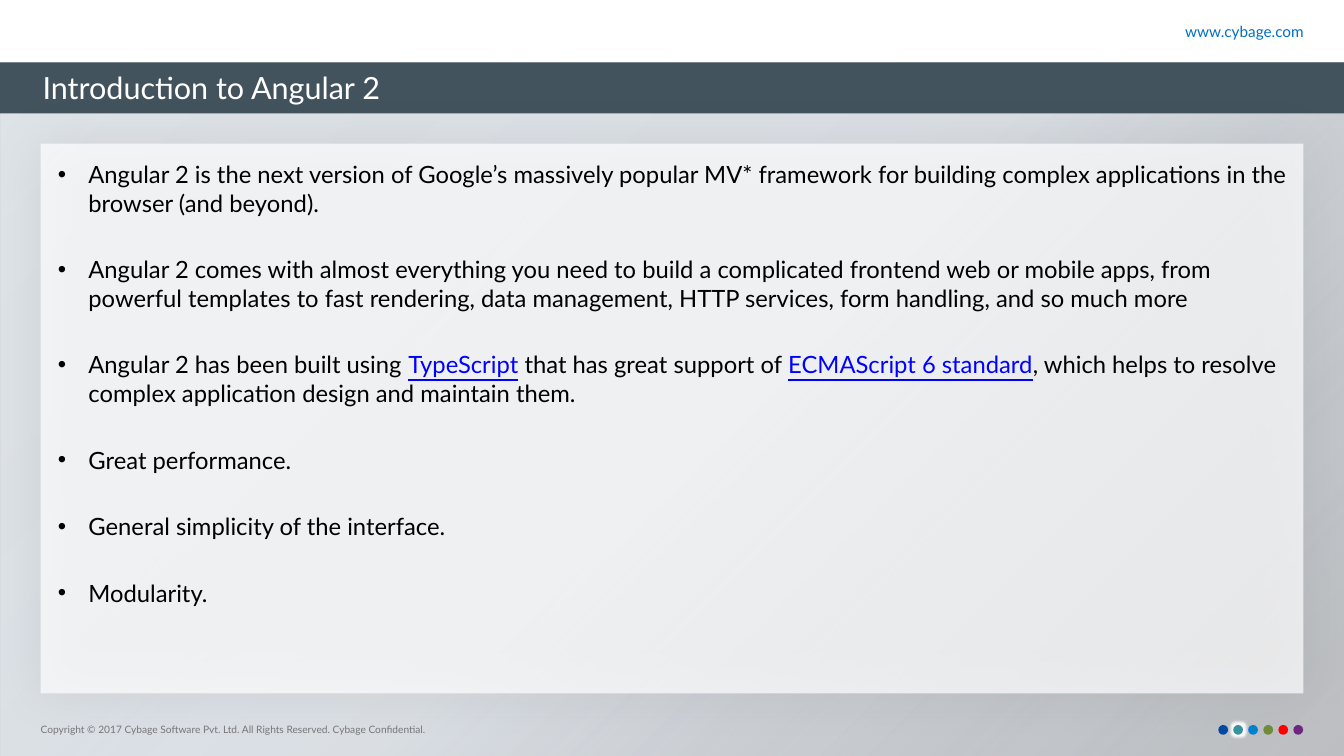
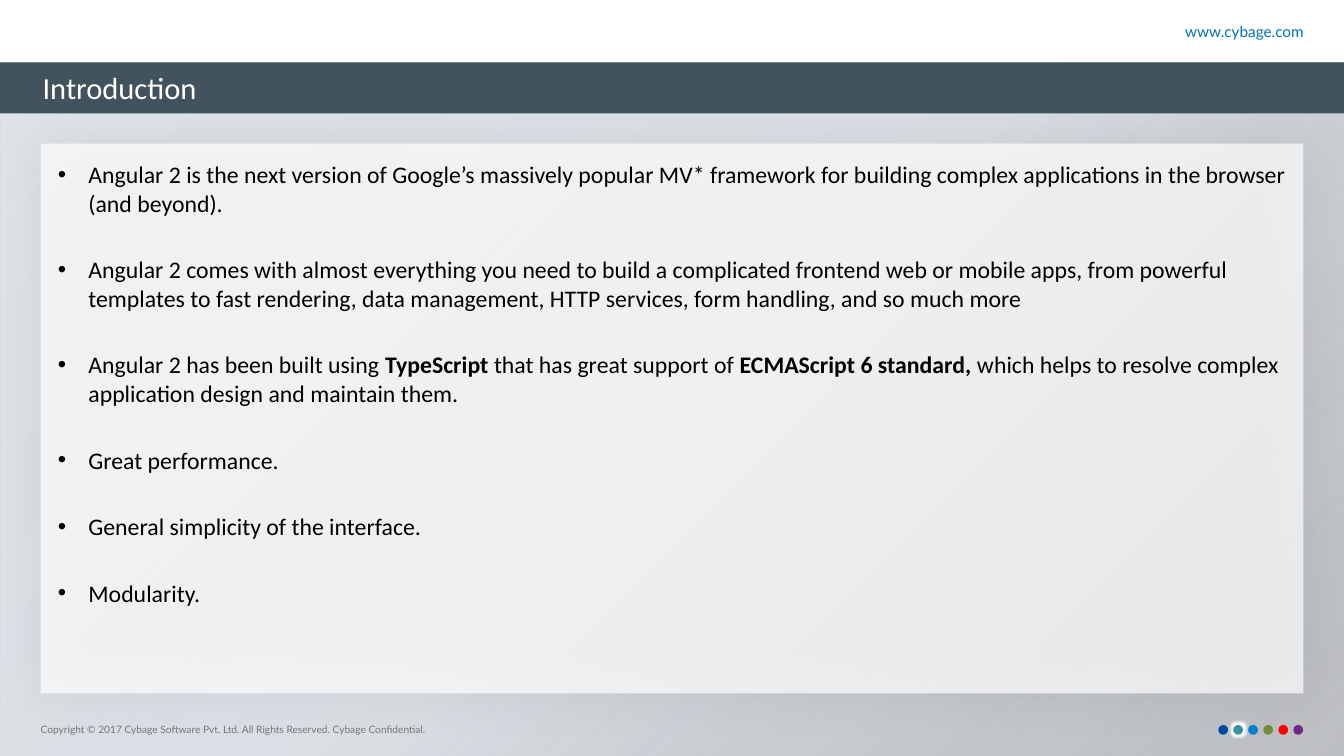
Before and after one commit to nileshpag/ppt, a slide deck: slide 3 of Angular2.pptx. Drawn at 1344x756 pixels with LibreOffice and Linux fonts; fonts in the diff are those of the drawing; background and template pictures are left out. Boxes give left, top, right and bottom in pixels: in the first picture for what was removed or moved away, otherwise in the second. Text is boxed around its words. In the diff, an @@ line names an element or a change of style, - is before the commit and + after.

```diff
--- a/Angular2.pptx
+++ b/Angular2.pptx
@@ title at (43,78,197,99): text changed; font Lato to Calibri @@
-Introduction to Angular 2
+Introduction
@@ text "Angular 2 is the next ..." at (88,166,1285,606): font Lato to Calibri; text colour #0000FF to #000000, bold on, underline off in "TypeScript ECMAScript 6 standard," @@
```
Also in this commit, not shown: 14 other slides changed, 2 slides removed.
